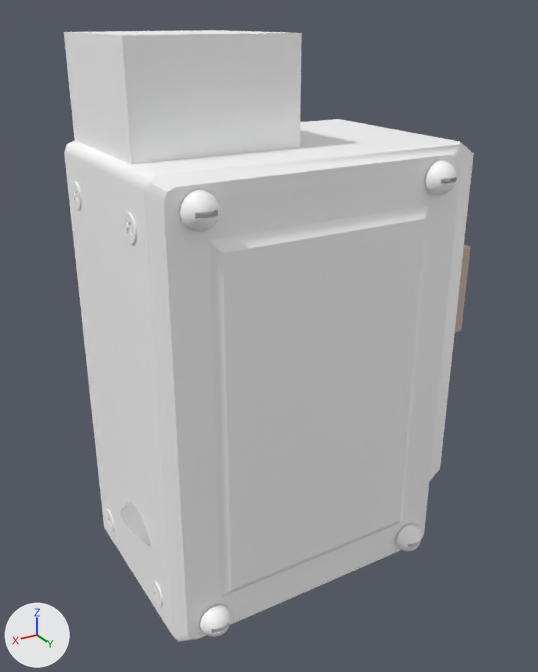
An edit to the FBX model Gremlins/Assets/Meshes/Lock.fbx, drawn before and after from the same camera.
Rendered twice from a camera (50 mm lens) standing at (8.84, 12.61, 11.99) and looking at (-0.85, -3.55, 3.91). Arrows for +X, +Y and +Z are at lower left; the lights stay in place. Where no turn or scale is listed for an object, it has been applied to the vertices.

The scene before the commit, as lines of its bpy script (objects in view):
```python
me_mesh_183 = bpy.data.meshes.new('Mesh.183')
me_mesh_183.from_pydata(...)  # 272 vertices, 287 faces; spans x -4.45..3.89, y -5.04..-0.01, z -1.71..11.67
me_mesh_183.materials.append(mat_outermat)  # white #ffffff
me_mesh_184 = bpy.data.meshes.new('Mesh.184')
me_mesh_184.from_pydata(...)  # 180 vertices, 221 faces; spans x -385.0..385.0, y -551.0..551.0, z -21.0..21.0
me_mesh_184.materials.append(mat_outermat)  # white #ffffff
me_mesh_188 = bpy.data.meshes.new('Mesh.188')
me_mesh_188.from_pydata(...)  # 415 vertices, 420 faces; spans x -0.388..0.388, y -1.253..0.191, z -0.388..0.388
me_mesh_188.materials.append(mat_outermat)  # white #ffffff
ob_backshellmodel = bpy.data.objects.new('BackShellModel', me_mesh_184)
ob_backshellmodel.parent = ob_backshell
ob_backshellmodel.location = (1.22, 31.86, -20.58)
ob_backshellnail0 = bpy.data.objects.new('BackshellNail0', me_mesh_188)
ob_backshellnail0.location = (2.96, 0.5, 8.68)
ob_lockshell = bpy.data.objects.new('LockShell', me_mesh_183)
ob_lockshell.location = (0.0, 0.0, 0.0)
# also in view: 'BackshellNail1' at (-2.94, -0.03, 8.68); 'BackshellNail3' at (2.96, -0.03, -1.1)
```
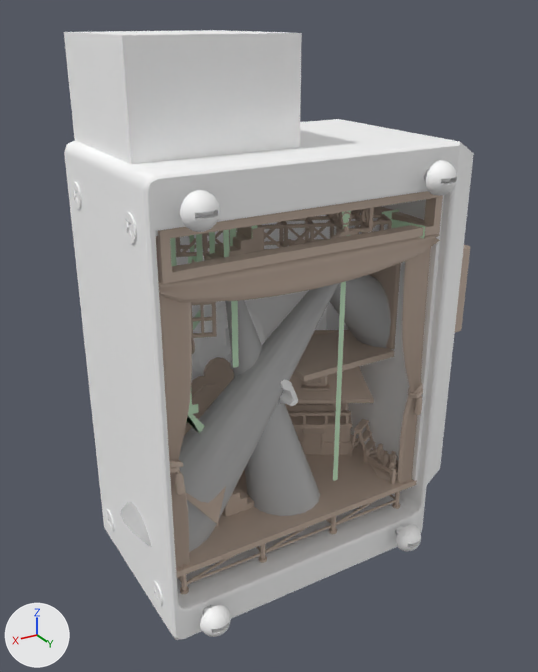
Changed parts and their boxes (x1, y1, x2, y2) in the pictures (538 x 672 px):
```json
{"object": "BackShellModel", "change": "hidden", "before": [146, 144, 462, 642]}
{"object": "LightBeam0", "change": "unchanged, uncovered by the edit", "before": [121, 503, 152, 547], "after": [121, 283, 339, 552]}
{"object": "InnerBackground", "change": "unchanged, uncovered by the edit", "after": [155, 195, 444, 481]}
{"object": "FloorBase1", "change": "unchanged, uncovered by the edit", "after": [176, 434, 417, 578]}
{"object": "CeilingBase", "change": "unchanged, uncovered by the edit", "after": [156, 191, 443, 284]}
```

Edits to the scene script, one JSON object a line:
```json
{"op": "add", "block": "ob_backshellmodel", "code": "ob_backshellmodel.hide_viewport = True"}
```
